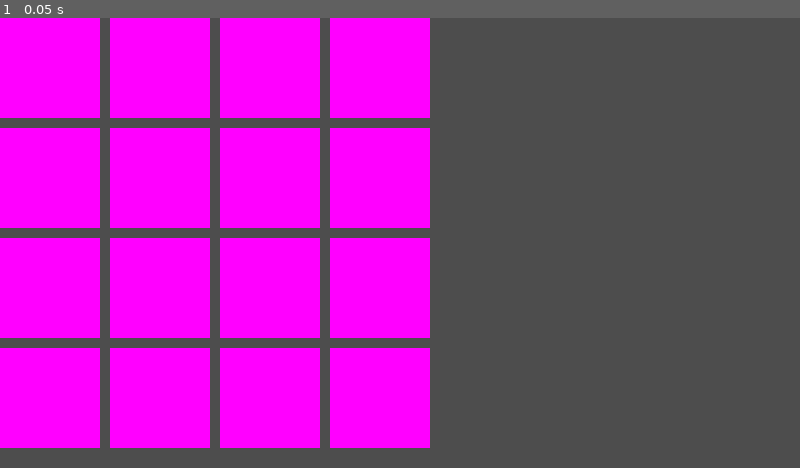
Above: before the commit, frame 1.
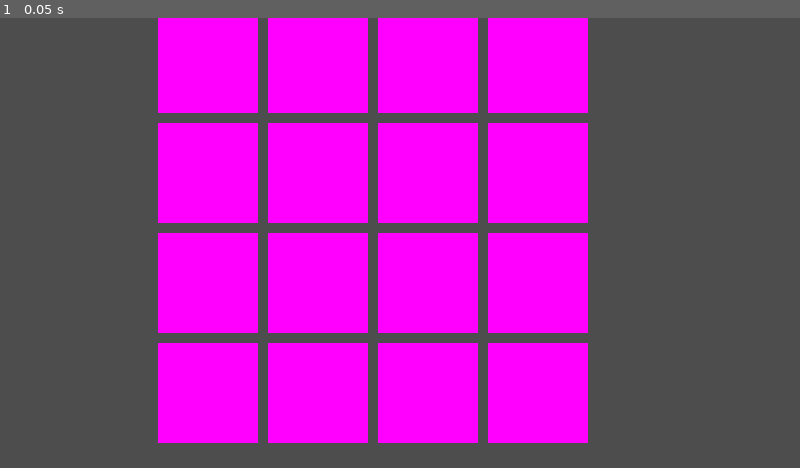
Above: after the commit, the same moment.

Repository: jadicodes/pet-with-tasks
Game: Godot game, scene res://world/world.tscn
Same seed, same stepped clock (60 frames per second), same inputs: the game is played once before the commit and once after it.
Inputs:
- Up to frame 1 (0.05 s): no input

The runs differ from the first frame. In frame 1, 39% of the frame differs, in the area x 0-74%, y 0-96%.

Commit message:
Create initial player

Diff:
--- a/project/board/board.tscn
+++ b/project/board/board.tscn
@@ -3,4 +3,5 @@
 [ext_resource type="Script" path="res://board/board.gd" id="1_be40i"]
 
 [node name="Board" type="Node2D"]
+position = Vector2(316, -10)
 script = ExtResource("1_be40i")
--- /dev/null
+++ b/project/player/player.gd
@@ -0,0 +1,11 @@
+extends StaticBody2D
+
+
+# Called when the node enters the scene tree for the first time.
+func _ready():
+	pass # Replace with function body.
+
+
+# Called every frame. 'delta' is the elapsed time since the previous frame.
+func _process(delta):
+	pass
--- /dev/null
+++ b/project/player/player.tscn
@@ -0,0 +1,35 @@
+[gd_scene load_steps=5 format=3 uid="uid://bm1fq1u7wis2j"]
+
+[ext_resource type="Script" path="res://player/player.gd" id="1_putag"]
+
+[sub_resource type="Gradient" id="Gradient_2u7aj"]
+
+[sub_resource type="GradientTexture2D" id="GradientTexture2D_rnh2t"]
+gradient = SubResource("Gradient_2u7aj")
+width = 200
+height = 200
+
+[sub_resource type="RectangleShape2D" id="RectangleShape2D_gunnr"]
+size = Vector2(81, 55)
+
+[node name="Player" type="StaticBody2D"]
+script = ExtResource("1_putag")
+
+[node name="Sprite2D" type="Sprite2D" parent="."]
+texture = SubResource("GradientTexture2D_rnh2t")
+
+[node name="East" type="CollisionShape2D" parent="."]
+position = Vector2(141, -1)
+shape = SubResource("RectangleShape2D_gunnr")
+
+[node name="West" type="CollisionShape2D" parent="."]
+position = Vector2(-141, 0)
+shape = SubResource("RectangleShape2D_gunnr")
+
+[node name="North" type="CollisionShape2D" parent="."]
+position = Vector2(0, -127)
+shape = SubResource("RectangleShape2D_gunnr")
+
+[node name="South" type="CollisionShape2D" parent="."]
+position = Vector2(0, 127)
+shape = SubResource("RectangleShape2D_gunnr")
